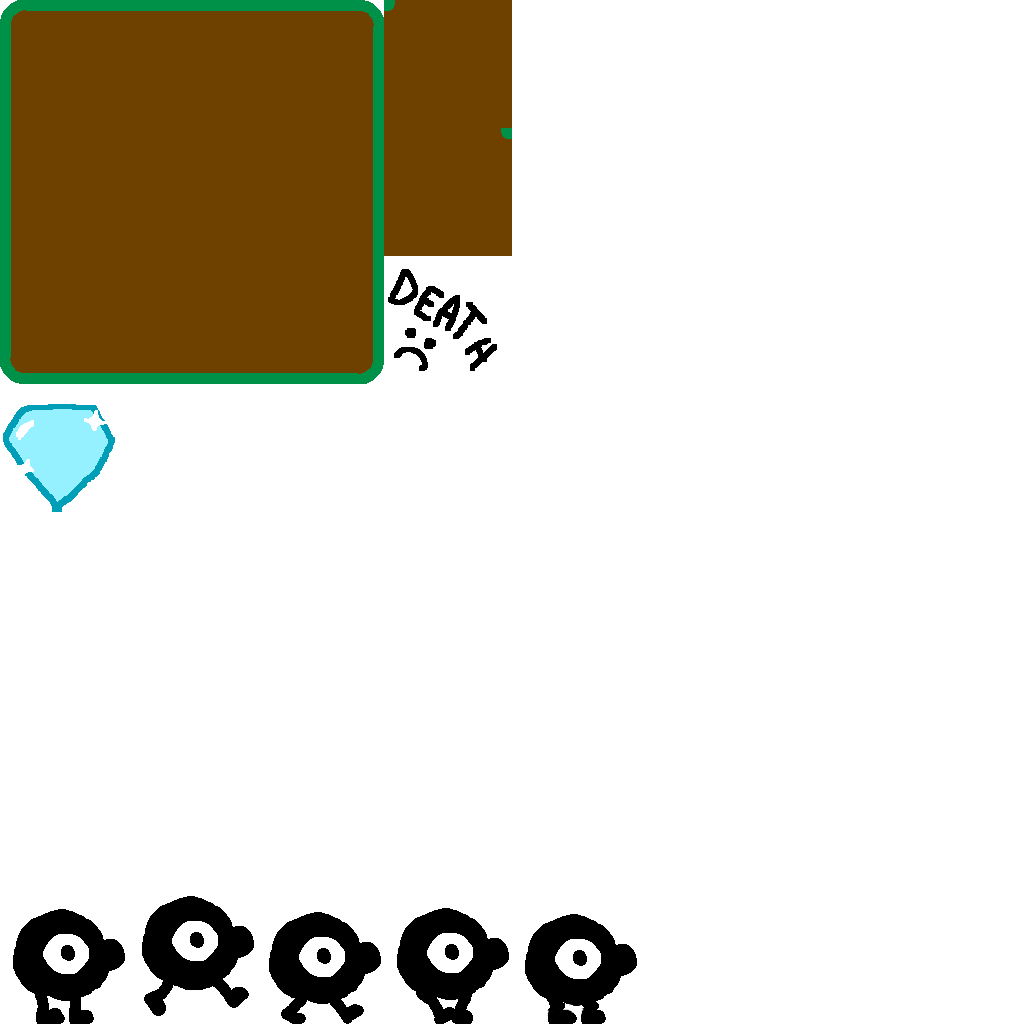
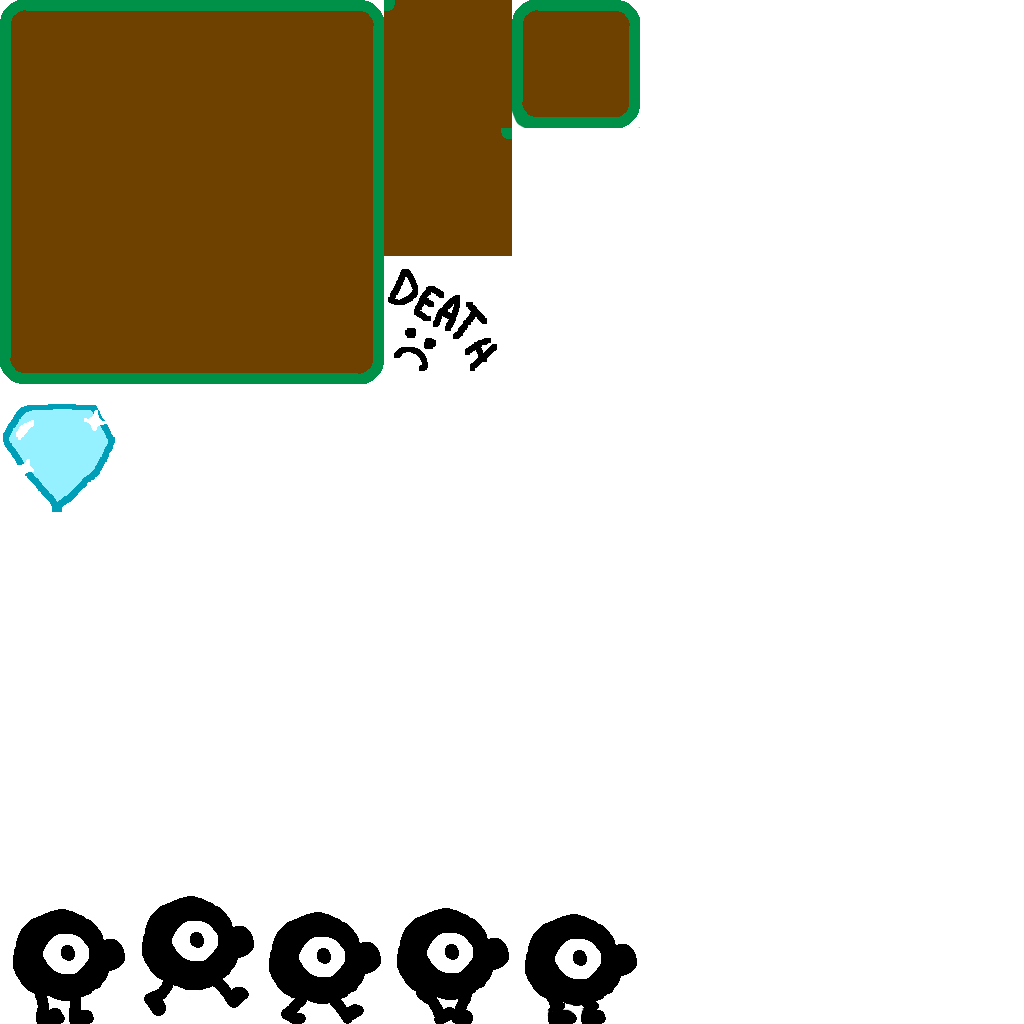
Layer changes from the first w=1024, h=1024 image to the second:
added layer "terrain_singleton" above "terrain_br" over [512, 0, 640, 128]
